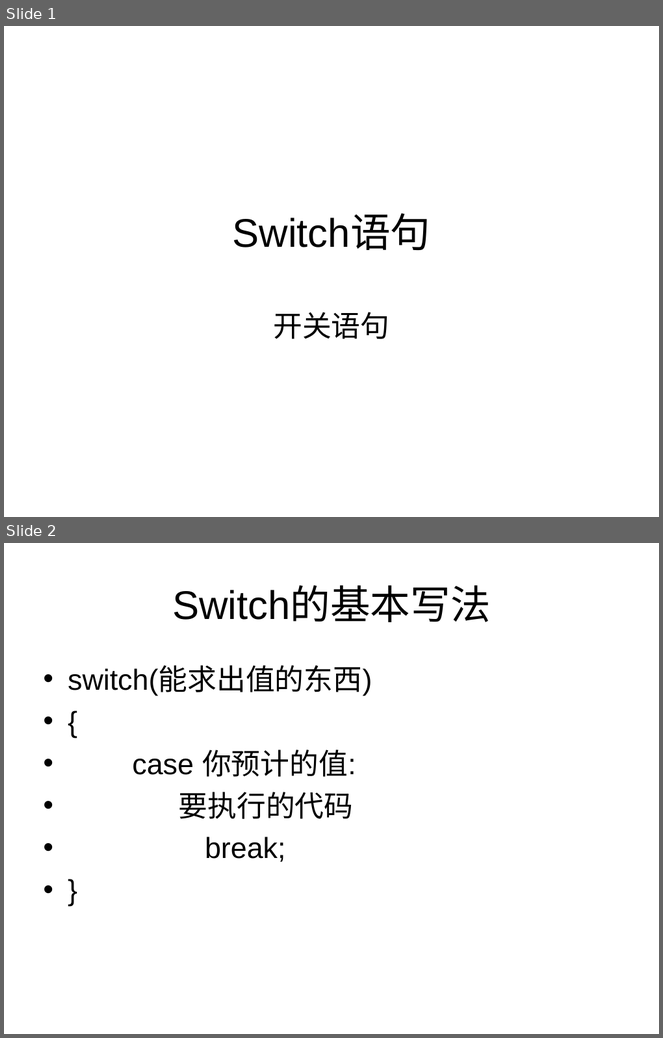
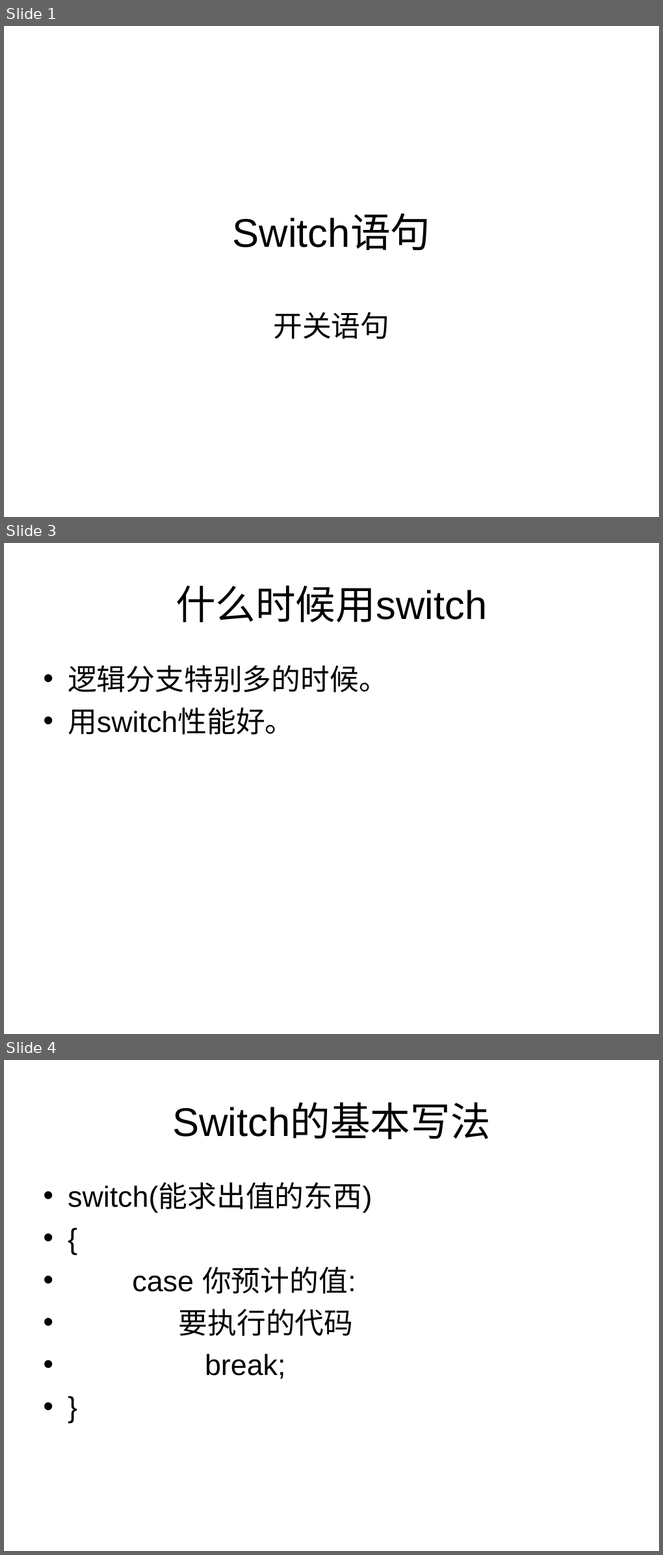
Before and after one commit to cd-vr1class/homework, a slide deck: ppt/7-12switch语句.ppt. Shown one above the other, each under a label of ours: slides 1 and 2 before the commit, slides 1, 3 and 4 after it; the slides between them are not shown. The pictures are 663x1038 and 663x1555 pixels, drawn with LibreOffice and Linux fonts; fonts in the diff are those of the drawing. Boxes give left, top, right and bottom in pixels: in the first picture for what was removed or moved away, otherwise in the second. Text is boxed around its words. In the diff, an @@ line names an element or a change of style, - is before the commit and + after.

```diff
--- a/ppt/7-12switch语句.ppt
+++ b/ppt/7-12switch语句.ppt
@@ slide 3 added at (4,543,659,1034), background #FFFFFF @@
@@ title added at (176,585,487,622), 44 pt, text #000000 @@
+什么时候用switch
@@ text added at (68,665,388,735), 32 pt, text #000000 @@
+• 逻辑分支特别多的时候。
+• 用switch性能好。
@@ what was slide 2 is now slide 4 @@
```
Also in this commit, not shown: 1 other slide added, 9 other files.
